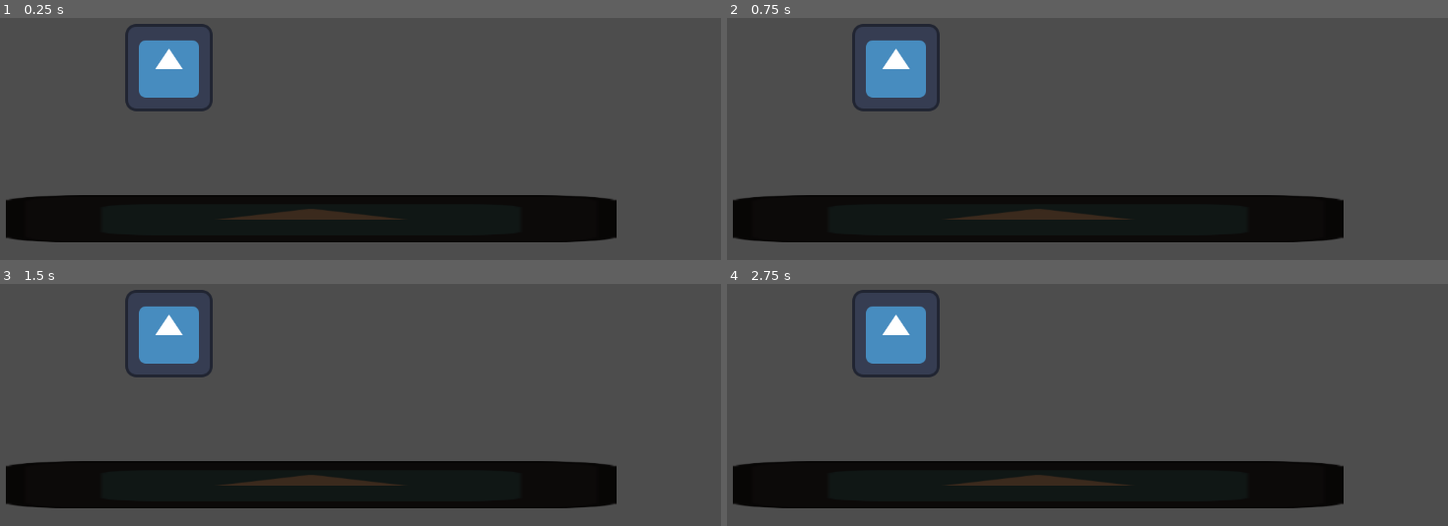
Above: before the commit, frames 1-4 (two rows, left to right).
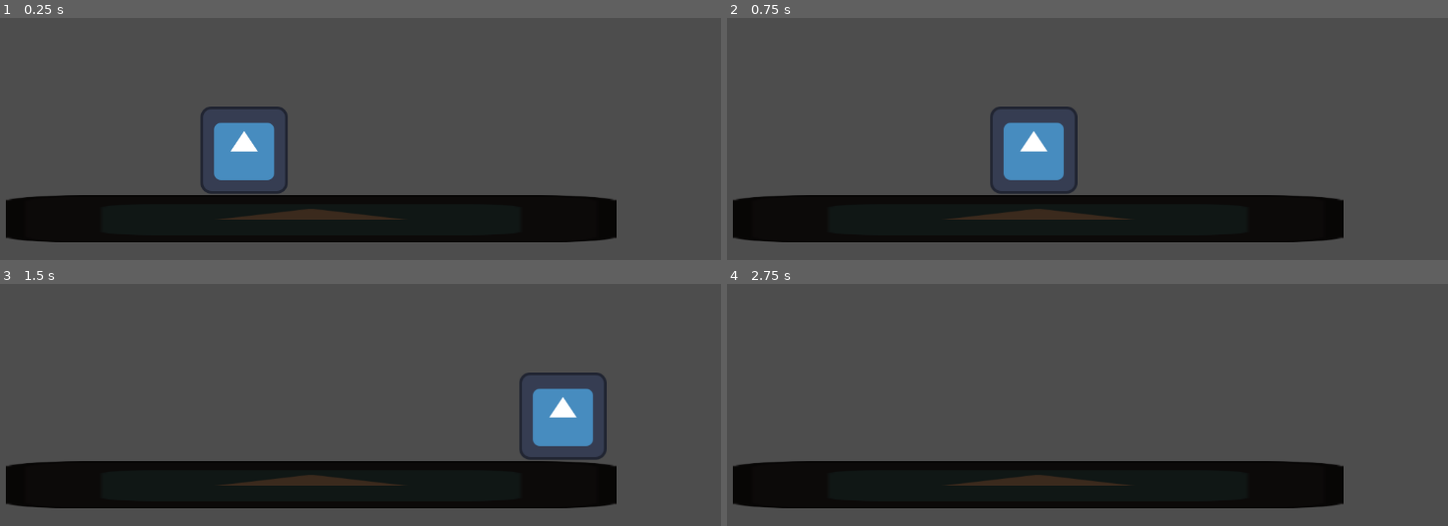
Above: after the commit, the same moments.

Repository: leahHigman/Rise-of-Scout
Game: Godot game, scene res://test.tscn
The game is run twice, just before and just after one commit, with the same random seed, the same clock (stepped at 60 frames per second) and the same inputs. The project has no main scene, so this scene is started directly. The engine's default icon, where the game draws it, is replaced by a stand-in: a white triangle on a blue panel in a dark square.
Inputs:
- Up to frame 1 (0.25 s): no input
- Up to frame 2 (0.75 s): tap Enter at 0.5 s; hold D (move_right) from 0.53 s (still down); tap Space (jump) at 0.6 s
- Up to frame 3 (1.5 s): keep holding D (move_right); tap Space (jump) at 0.77, 1.07, 1.35 s
- Up to frame 4 (2.75 s): tap Space (jump) at 1.52, 1.82, 2.1 s; release D (move_right) at 2.03 s; hold A (move_left) from 2.03 s (still down)

The runs differ from the first frame. In frame 1, 5.1% of the frame differs, in the area x 17-40%, y 2-73%; in frame 2, 5.1%, in the area x 17-49%, y 2-73%; in frame 3, 5.1%; in frame 4, 2.5%.

Commit message:
functioning state machine (I stole this)
I copied someone elses code to help me understand state machines

Diff:
--- a/rise-of-scout/player/scout.gd
+++ b/rise-of-scout/player/scout.gd
@@ -1,8 +1,8 @@
 class_name Player extends CharacterBody2D
 
-@export var speed = 500
-@export var gravity = 4000
-@export var jumpImpulse = 1800
+@export var speed := 500
+@export var gravity := 4000
+@export var jump_impulse := 1800
 # Called when the node enters the scene tree for the first time.
 func _ready() -> void:
 	pass # Replace with function body.
--- a/rise-of-scout/player/scout.tscn
+++ b/rise-of-scout/player/scout.tscn
@@ -1,7 +1,13 @@
-[gd_scene load_steps=5 format=3 uid="uid://co35dgc0nfxwc"]
+[gd_scene load_steps=11 format=3 uid="uid://co35dgc0nfxwc"]
 
 [ext_resource type="Script" uid="uid://b70yijjbwsxtl" path="res://player/scout.gd" id="1_o72n1"]
 [ext_resource type="Texture2D" uid="uid://4q335xxs2p" path="res://icon.svg" id="1_qukyk"]
+[ext_resource type="Script" uid="uid://d2wustfg614sn" path="res://player/state_machine.gd" id="3_8hw7u"]
+[ext_resource type="Script" uid="uid://c8m8w85cew0lw" path="res://player/states/player_state.gd" id="4_k5ci1"]
+[ext_resource type="Script" uid="uid://ic62giesqs5j" path="res://player/states/idle.gd" id="5_fuk5g"]
+[ext_resource type="Script" uid="uid://blq23sosbdd10" path="res://player/states/running.gd" id="6_0i82m"]
+[ext_resource type="Script" uid="uid://b3igmyktqios2" path="res://player/states/jumping.gd" id="7_hh671"]
+[ext_resource type="Script" uid="uid://bn375xtqouw63" path="res://player/states/falling.gd" id="8_vyqrl"]
 
 [sub_resource type="SpriteFrames" id="SpriteFrames_37kl0"]
 animations = [{
@@ -28,3 +34,19 @@
 shape = SubResource("RectangleShape2D_6uqi0")
 
 [node name="stateMachine" type="Node" parent="."]
+script = ExtResource("3_8hw7u")
+
+[node name="Idle" type="Node" parent="stateMachine"]
+script = ExtResource("5_fuk5g")
+
+[node name="playerState" type="Node" parent="stateMachine"]
+script = ExtResource("4_k5ci1")
+
+[node name="Running" type="Node" parent="stateMachine"]
+script = ExtResource("6_0i82m")
+
+[node name="Jumping" type="Node" parent="stateMachine"]
+script = ExtResource("7_hh671")
+
+[node name="Falling" type="Node" parent="stateMachine"]
+script = ExtResource("8_vyqrl")
--- /dev/null
+++ b/rise-of-scout/player/state_machine.gd
@@ -0,0 +1,39 @@
+class_name StateMachine extends Node
+
+@export var initial_state: State = null
+
+@onready var state: State = (func get_initial_state() -> State:
+	return initial_state if initial_state != null else get_child(0)
+).call()
+
+
+func _ready() -> void:
+	for state_node: State in find_children("*", "State"):
+		state_node.finished.connect(_transition_to_next_state)
+
+	await owner.ready
+	state.enter("")
+
+
+func _unhandled_input(event: InputEvent) -> void:
+	state.handle_input(event)
+
+
+func _process(delta: float) -> void:
+	state.update(delta)
+
+
+func _physics_process(delta: float) -> void:
+	state.physics_update(delta)
+
+
+func _transition_to_next_state(target_state_path: String, data: Dictionary = {}) -> void:
+	print(target_state_path)
+	if not has_node(target_state_path):
+		printerr(owner.name + ": Trying to transition to state " + target_state_path + " but it does not exist.")
+		return
+
+	var previous_state_path := state.name
+	state.exit()
+	state = get_node(target_state_path)
+	state.enter(previous_state_path, data)
--- /dev/null
+++ b/rise-of-scout/player/states/falling.gd
@@ -0,0 +1,17 @@
+extends PlayerState
+
+func enter(previous_state_path: String, data := {}) -> void:
+	#player.animation_player.play("fall")
+	pass
+
+func physics_update(delta: float) -> void:
+	var input_direction_x := Input.get_axis("move_left", "move_right")
+	player.velocity.x = player.speed * input_direction_x
+	player.velocity.y += player.gravity * delta
+	player.move_and_slide()
+
+	if player.is_on_floor():
+		if is_equal_approx(input_direction_x, 0.0):
+			finished.emit(IDLE)
+		else:
+			finished.emit(RUNNING)
--- /dev/null
+++ b/rise-of-scout/player/states/idle.gd
@@ -0,0 +1,16 @@
+extends PlayerState
+
+func enter(previous_state_path: String, data := {}) -> void:
+	player.velocity.x = 0.0
+	#player.animation_player.play("idle")
+
+func physics_update(_delta: float) -> void:
+	player.velocity.y += player.gravity * _delta
+	player.move_and_slide()
+
+	if not player.is_on_floor():
+		finished.emit(FALLING)
+	elif Input.is_action_just_pressed("jump"):
+		finished.emit(JUMPING)
+	elif Input.is_action_pressed("move_left") or Input.is_action_pressed("move_right"):
+		finished.emit(RUNNING)
--- /dev/null
+++ b/rise-of-scout/player/states/jumping.gd
@@ -0,0 +1,14 @@
+extends PlayerState
+
+func enter(previous_state_path: String, data := {}) -> void:
+	player.velocity.y = -player.jump_impulse
+	#player.animation_player.play("jump")
+
+func physics_update(delta: float) -> void:
+	var input_direction_x := Input.get_axis("move_left", "move_right")
+	player.velocity.x = player.speed * input_direction_x
+	player.velocity.y += player.gravity * delta
+	player.move_and_slide()
+
+	if player.velocity.y >= 0:
+		finished.emit(FALLING)
--- /dev/null
+++ b/rise-of-scout/player/states/player_state.gd
@@ -0,0 +1,15 @@
+class_name PlayerState extends State
+
+const IDLE = "Idle"
+const RUNNING = "Running"
+const JUMPING = "Jumping"
+const FALLING = "Falling"
+
+var player: Player
+
+
+func _ready() -> void:
+	await owner.ready
+	player = owner as Player
+	print(player)
+	assert(player != null, "The PlayerState state type must be used only in the player scene. It needs the owner to be a Player node.")
--- /dev/null
+++ b/rise-of-scout/player/states/running.gd
@@ -0,0 +1,18 @@
+extends PlayerState
+
+func enter(previous_state_path: String, data := {}) -> void:
+	#player.animation_player.play("run")
+	pass
+
+func physics_update(delta: float) -> void:
+	var input_direction_x := Input.get_axis("move_left", "move_right")
+	player.velocity.x = player.speed * input_direction_x
+	player.velocity.y += player.gravity * delta
+	player.move_and_slide()
+
+	if not player.is_on_floor():
+		finished.emit(FALLING)
+	elif Input.is_action_just_pressed("move_up"):
+		finished.emit(JUMPING)
+	elif is_equal_approx(input_direction_x, 0.0):
+		finished.emit(IDLE)
--- /dev/null
+++ b/rise-of-scout/state.gd
@@ -0,0 +1,28 @@
+## Virtual base class for all states.
+## Extend this class and override its methods to implement a state.
+class_name State extends Node
+
+## Emitted when the state finishes and wants to transition to another state.
+signal finished(next_state_path: String, data: Dictionary)
+
+## Called by the state machine when receiving unhandled input events.
+func handle_input(_event: InputEvent) -> void:
+	pass
+
+## Called by the state machine on the engine's main loop tick.
+func update(_delta: float) -> void:
+	pass
+
+## Called by the state machine on the engine's physics update tick.
+func physics_update(_delta: float) -> void:
+	pass
+
+## Called by the state machine upon changing the active state. The `data` parameter
+## is a dictionary with arbitrary data the state can use to initialize itself.
+func enter(previous_state_path: String, data := {}) -> void:
+	pass
+
+## Called by the state machine before changing the active state. Use this function
+## to clean up the state.
+func exit() -> void:
+	pass
--- a/rise-of-scout/test.tscn
+++ b/rise-of-scout/test.tscn
@@ -1,35 +1,12 @@
-[gd_scene load_steps=5 format=3 uid="uid://b6vf1aji6dy38"]
+[gd_scene load_steps=4 format=3 uid="uid://b6vf1aji6dy38"]
 
 [ext_resource type="Texture2D" uid="uid://4q335xxs2p" path="res://icon.svg" id="1_37kl0"]
-
-[sub_resource type="SpriteFrames" id="SpriteFrames_37kl0"]
-animations = [{
-"frames": [{
-"duration": 1.0,
-"texture": ExtResource("1_37kl0")
-}],
-"loop": true,
-"name": &"default",
-"speed": 5.0
-}]
-
-[sub_resource type="RectangleShape2D" id="RectangleShape2D_6uqi0"]
-size = Vector2(128, 129)
+[ext_resource type="PackedScene" uid="uid://co35dgc0nfxwc" path="res://player/scout.tscn" id="2_8uh7m"]
 
 [sub_resource type="RectangleShape2D" id="RectangleShape2D_8uh7m"]
 size = Vector2(895, 70)
 
 [node name="Node2D" type="Node2D"]
-
-[node name="Scout" type="CharacterBody2D" parent="."]
-position = Vector2(344, 334)
-
-[node name="AnimatedSprite2D" type="AnimatedSprite2D" parent="Scout"]
-sprite_frames = SubResource("SpriteFrames_37kl0")
-
-[node name="CollisionShape2D" type="CollisionShape2D" parent="Scout"]
-position = Vector2(0, 0.5)
-shape = SubResource("RectangleShape2D_6uqi0")
 
 [node name="StaticBody2D" type="StaticBody2D" parent="."]
 position = Vector2(552, 556)
@@ -42,3 +19,6 @@
 [node name="CollisionShape2D" type="CollisionShape2D" parent="StaticBody2D"]
 position = Vector2(-0.5, -1)
 shape = SubResource("RectangleShape2D_8uh7m")
+
+[node name="Scout" parent="." instance=ExtResource("2_8uh7m")]
+position = Vector2(454, 455)
Not shown, added: rise-of-scout/player/state_machine.gd.uid
Not shown, added: rise-of-scout/player/states/falling.gd.uid
Not shown, added: rise-of-scout/player/states/idle.gd.uid
Not shown, added: rise-of-scout/player/states/jumping.gd.uid
Not shown, added: rise-of-scout/player/states/player_state.gd.uid
Not shown, added: rise-of-scout/player/states/running.gd.uid
Not shown, added: rise-of-scout/state.gd.uid
